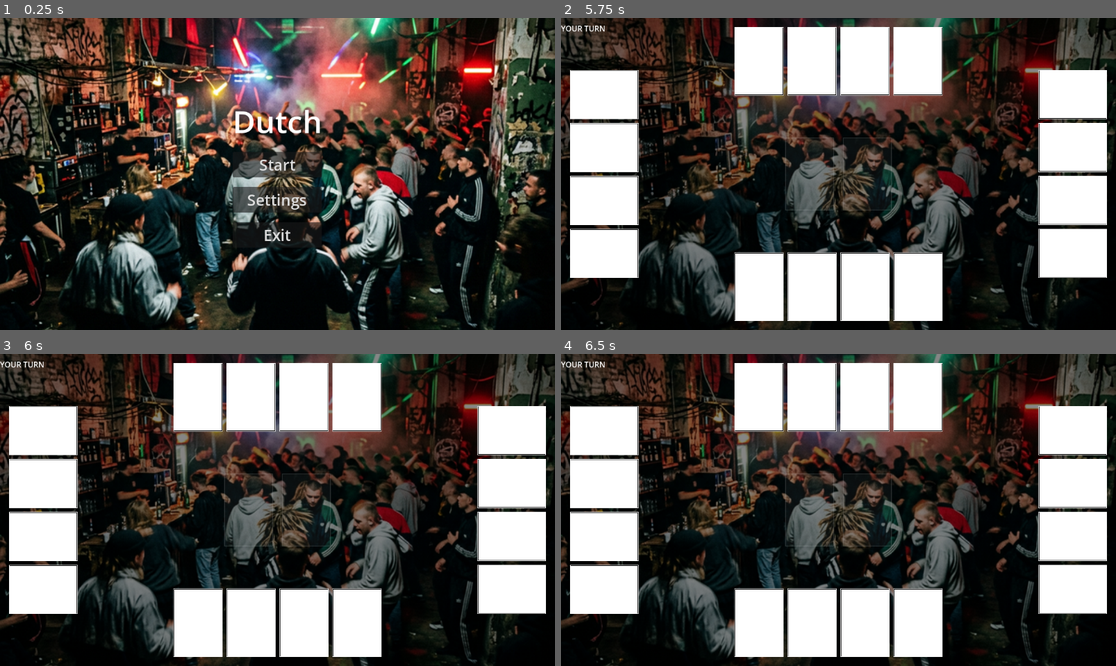
Above: before the commit, frames 1-4 (two rows, left to right).
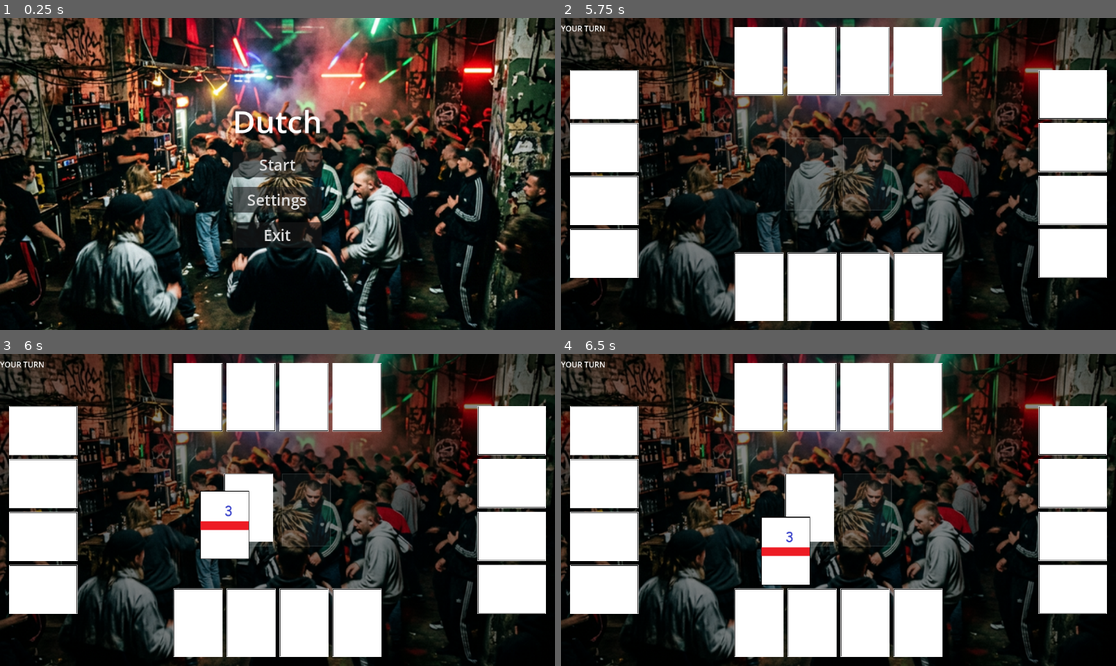
Above: after the commit, the same moments.

Repository: DinVin24/dutch
Game: Godot game, scene res://main_menu.tscn
Two runs of this game, one before a commit and one after it. Both use one fixed random seed, a clock stepped at 60 frames per second and the inputs below.
Inputs (mouse positions are in pixels of both pictures, inside the frame that each line leads up to):
- Up to frame 1 (0.25 s): no input
- Up to frame 2 (5.75 s): click "Start" at 0.5 s; click (810, 174) at 1.25 s; click (810, 174) at 2 s; click (810, 174) at 2.75 s; tap Enter at 3.5, 5 s; move the mouse to (760, 286) at 3.52 s; click (760, 286) at 3.67 s; tap Space at 4.25 s; move the mouse to (810, 286) at 4.27 s; click (810, 286) at 4.42 s; move the mouse to (866, 286) at 5.02 s; click (866, 286) at 5.17 s
- Up to frame 3 (6 s): tap Space at 5.75 s; move the mouse to (355, 622) at 5.77 s; click (355, 622) at 5.92 s
- Up to frame 4 (6.5 s): no input

Frames 1-2 are identical in both runs. In frame 3, 3.1% of the frame differs, in the area x 36-50%, y 38-66%; in frame 4, 3.5%, in the area x 36-50%, y 38-75%.

Commit message:
feat(logic): implement draw, discard, and swap state logic
Epic 2 - Core Mechanics:\n- Added player_draw_card, player_discard_drawn_card, and player_swap_drawn_card in GameManager.\n- Implemented 'Drawn Card Pending' state to handle the choice after drawing.\n- Updated visual draw animation in GameBoard.

Diff:
--- a/game_board.gd
+++ b/game_board.gd
@@ -12,6 +12,7 @@
 var card_spacing = 110.0
 var padding = 20.0
 var card_pivot = Vector2(50, 70)
+var pending_card: Node = null
 
 var pause_menu_scene = preload("res://pause_menu.tscn")
 var pause_menu_instance: Node = null
@@ -21,6 +22,7 @@
 	GameManager.stop_menu_music()
 	GameManager.game_state_changed.connect(_on_game_state_changed)
 	GameManager.turn_started.connect(_on_turn_started)
+	GameManager.card_drawn_to_pending.connect(_on_card_drawn_to_pending)
 	resized.connect(_on_resized)
 
 	# Connect deck interaction
@@ -82,7 +84,29 @@
 		return
 
 	print("Player drawing card...")
-	# Logic for drawing card will be implemented next
+	GameManager.player_draw_card()
+
+func _on_card_drawn_to_pending(player_idx, card_data):
+	print("Game Board: Card drawn to pending for player ", player_idx)
+
+	var card_scene = preload("res://card.tscn")
+	pending_card = card_scene.instantiate()
+	add_child(pending_card)
+	pending_card.setup(card_data)
+
+	# Start at deck
+	var spawn_pos = deck_area.global_position - card_pivot
+	pending_card.global_position = spawn_pos
+
+	# Target position: Slightly offset from deck towards player 0 (if human)
+	# Or just center it more prominently
+	var target_pos = deck_area.global_position + Vector2(0, 160) - card_pivot
+
+	var tween = create_tween()
+	tween.tween_property(pending_card, "global_position", target_pos, 0.4).set_trans(Tween.TRANS_QUAD).set_ease(Tween.EASE_OUT)
+
+	# Update deck visual (remove one card if we are tracking count)
+	_update_deck_visual()
 
 func _on_resized():
 	# Reposition all cards instantly when window size changes
--- a/game_manager.gd
+++ b/game_manager.gd
@@ -7,6 +7,7 @@
 	INITIAL_PEEK,
 	PLAYER_TURN,
 	CPU_TURN,
+	DRAWN_CARD_PENDING,
 	CHECK_DUTCH,
 	GAME_OVER
 }
@@ -17,6 +18,7 @@
 signal game_over(winner_id)
 signal deck_ready
 signal card_drawn(player_id, card_data)
+signal card_drawn_to_pending(player_id, card_data)
 signal card_discarded(player_id, card_data)
 
 var current_state: GameState = GameState.INITIALIZING
@@ -28,6 +30,7 @@
 var players_info: Array = []
 var current_player_index: int = 0
 var dutch_caller_index: int = -1 # -1 means no one has called Dutch yet
+var drawn_card_data: CardData = null
 
 func _ready():
 	deck_manager = DeckManager.new()
@@ -111,3 +114,49 @@
 		print("Player ", player_id, " called DUTCH!")
 		# Game continues until it returns to this player
 		next_turn()
+
+func player_draw_card():
+	if current_state != GameState.PLAYER_TURN:
+		return
+
+	var card_info = deck_manager.draw_card()
+	if card_info.is_empty():
+		print("Deck is empty!")
+		# In a real game, you might reshuffle the discard pile
+		return
+
+	drawn_card_data = CardData.new(card_info.rank, card_info.suit)
+	drawn_card_data.is_face_up = true # Drawn card is visible to the drawer
+
+	change_state(GameState.DRAWN_CARD_PENDING)
+	card_drawn_to_pending.emit(current_player_index, drawn_card_data)
+
+func player_discard_drawn_card():
+	if current_state != GameState.DRAWN_CARD_PENDING:
+		return
+
+	# Move pending card to discard pile
+	deck_manager.discard_pile.append(drawn_card_data)
+	card_discarded.emit(current_player_index, drawn_card_data)
+
+	drawn_card_data = null
+	next_turn()
+
+func player_swap_drawn_card(card_idx: int):
+	if current_state != GameState.DRAWN_CARD_PENDING:
+		return
+
+	var player_h = players_info[current_player_index].hand
+	if card_idx < 0 or card_idx >= player_h.size():
+		return
+
+	# Swap cards
+	var old_card = player_h[card_idx]
+	player_h[card_idx] = drawn_card_data
+
+	# Old card goes to discard
+	deck_manager.discard_pile.append(old_card)
+	card_discarded.emit(current_player_index, old_card)
+
+	drawn_card_data = null
+	next_turn()
